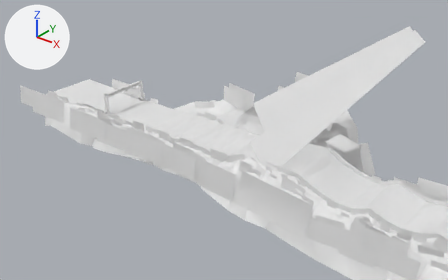
What one commit did to the FBX model Assets/Map/Models/Theme_01/Forest_11.fbx.
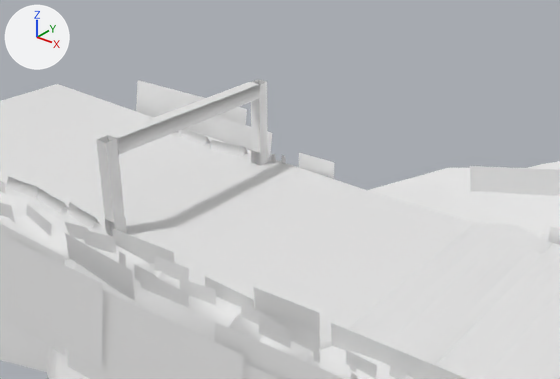
Old and new are each drawn from a camera (50 mm lens) standing at (139.5, -96.9, 64.0) and looking at (47.4, 18.2, -7.4) and again close up from a camera (50 mm lens) standing at (54.1, -23.9, 20.6) and looking at (28.5, 8.1, 0.8). The axes (+X, +Y, +Z) are drawn at upper left. The lights are the same throughout. Where no turn or scale is listed for an object, it has been applied to the vertices.

Names of what the first close-up shows: 'Ground_01', 'Label_01', 'Mountain_01', 'Start_01', 'Tree_01'.
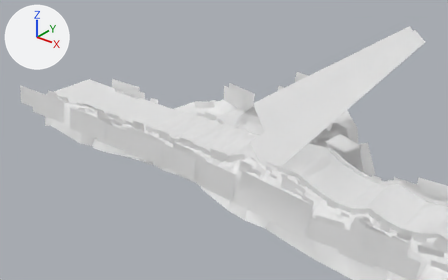
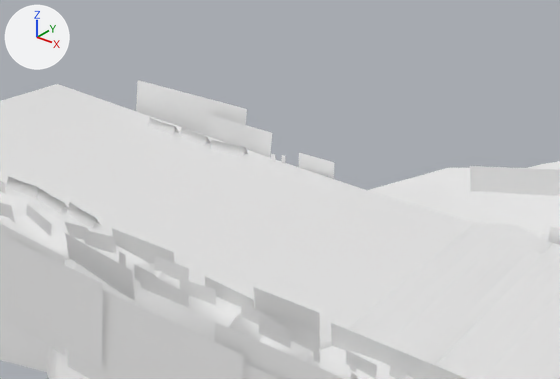
Location of each change, (x1, y1, x2, y2) in pixels of the close-ups (560 x 379 px):
'Start_01', deleted: before (96, 79, 268, 236)
    faces in mat_label_mat_01 (white #e7e7e7): (105, 82, 268, 236)
    faces in mat_leak_mat_01 (white #e7e7e7): (96, 79, 268, 223)

The edits, one by one:
Object 'Start_01' (ob_start_01) is deleted.
